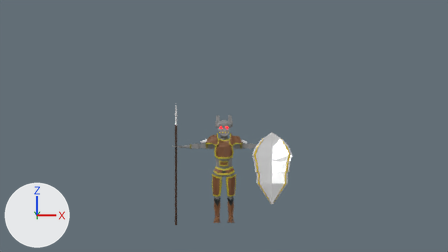
Two versions of the Blender file External Assets/Enemy/SkellyMan/SkeltonKnight.blend, one commit apart.
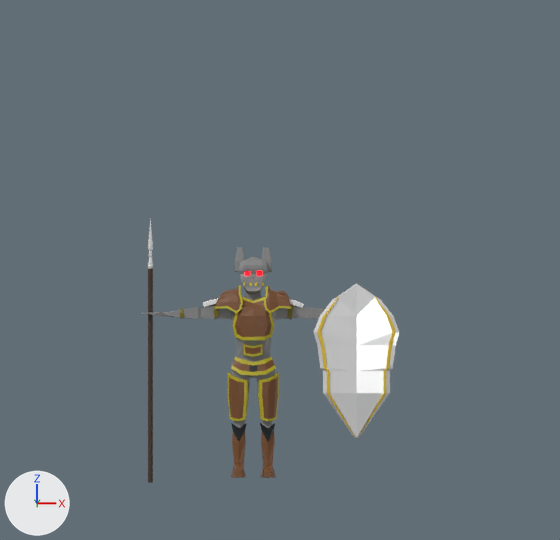
Each version appears first from the file's camera 'Camera.001', and next in a close-up on the part from 24% to 82% of the width and 0% to 100% of the height. Lighting does not change. The marker at lower left points along +X, +Y and +Z.

Objects in the first close-up: 'Bicep Band.L', 'Character Model', 'Chest', 'ForearmBand..R', 'Pauldron.L', 'Pauldron.R', 'Shield', 'SkellyHead', 'Stomach', 'Thigh.L', 'Thigh.R', 'Upper Arm Armor.L', 'Upper Arm Armor.L.001', 'Waist Armor'.
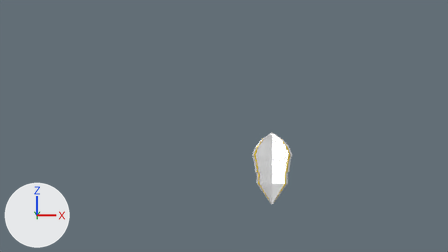
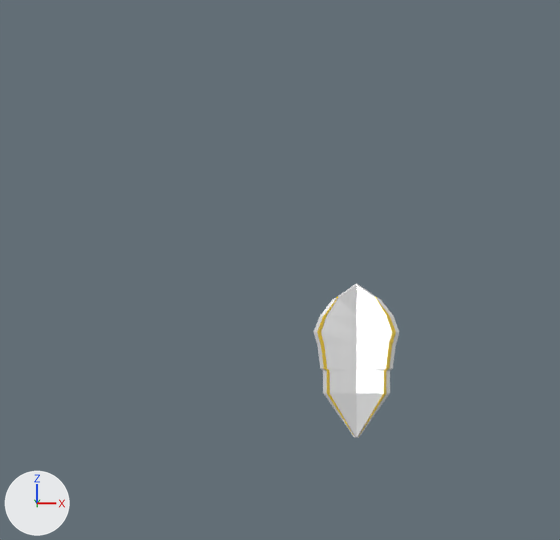
Edits to the bpy script that builds the scene:
```text
Remove ob_cylinder:
    ob_cylinder = bpy.data.objects.new('Cylinder', me_cylinder)
    ob_cylinder.location = (-1.07, 0.0, 0.0)
    ob_cylinder.scale = (0.0698, 0.0698, 0.0698)
Change ob_character_model:
    add ob_character_model.hide_set(True)  # its collection is switched off
Change ob_skellyhead:
    add ob_skellyhead.hide_set(True)  # its collection is switched off
Change ob_upper_arm_armor_l:
    add ob_upper_arm_armor_l.hide_set(True)  # its collection is switched off
Change ob_thigh_l:
    add ob_thigh_l.hide_set(True)  # its collection is switched off
Change ob_bicep_band_l:
    add ob_bicep_band_l.hide_set(True)  # its collection is switched off
Change ob_chest:
    add ob_chest.hide_set(True)  # its collection is switched off
Change ob_waist_armor:
    add ob_waist_armor.hide_set(True)  # its collection is switched off
Change ob_stomach:
    add ob_stomach.hide_set(True)  # its collection is switched off
Change ob_pauldron_l:
    add ob_pauldron_l.hide_set(True)  # its collection is switched off
Change ob_bicep_band_r:
    add ob_bicep_band_r.hide_set(True)  # its collection is switched off
Change ob_thigh_r:
    add ob_thigh_r.hide_set(True)  # its collection is switched off
Change ob_upper_arm_armor_l_001:
    add ob_upper_arm_armor_l_001.hide_set(True)  # its collection is switched off
Change ob_forearmband__r:
    add ob_forearmband__r.hide_set(True)  # its collection is switched off
Change ob_pauldron_r:
    add ob_pauldron_r.hide_set(True)  # its collection is switched off
```

Location of each change, [x1, y1, x2, y2] in pixels of the close-ups (560 x 540 px):
'Character Model', hidden
    before: [141, 292, 323, 478]
'Chest', hidden (brown)
    before: [232, 297, 274, 340]
'SkellyHead', hidden
    before: [234, 247, 272, 293]
'Thigh.L', hidden
    before: [258, 372, 279, 422]
'Thigh.R', hidden
    before: [228, 372, 248, 421]
'Waist Armor', hidden
    before: [231, 356, 276, 376]
'Pauldron.R', hidden (brown)
    before: [215, 286, 243, 314]
'Pauldron.L', hidden (brown)
    before: [264, 286, 292, 313]
'Stomach', hidden
    before: [243, 344, 263, 357]
'Upper Arm Armor.L.001', hidden
    before: [203, 298, 218, 307]
'Upper Arm Armor.L', hidden
    before: [289, 299, 304, 308]
'Bicep Band.L', hidden
    before: [287, 305, 293, 320]
'Bicep Band.R', hidden
    before: [213, 304, 219, 319]
'ForearmBand..R', hidden
    before: [180, 309, 184, 319]
